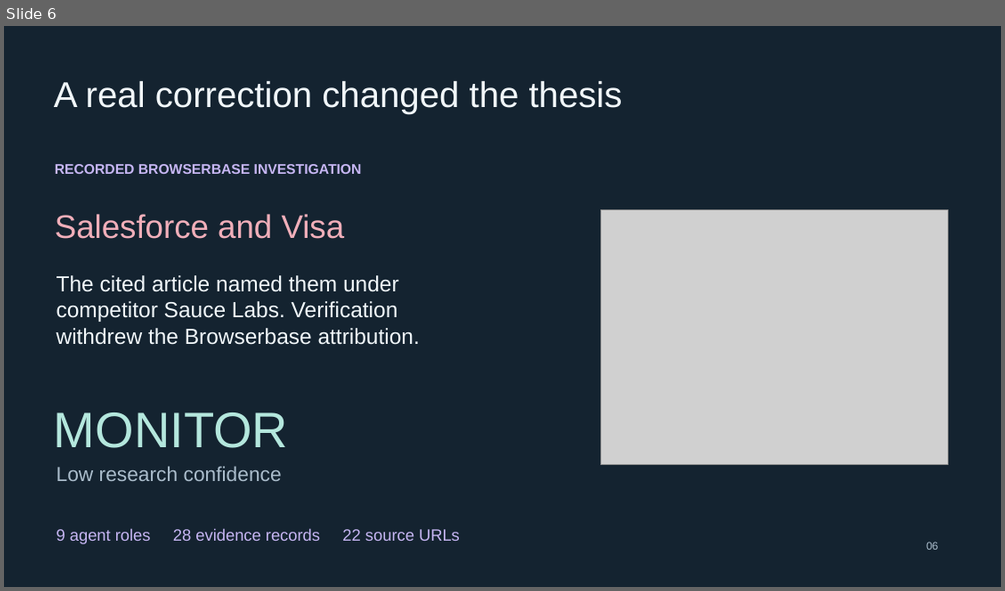
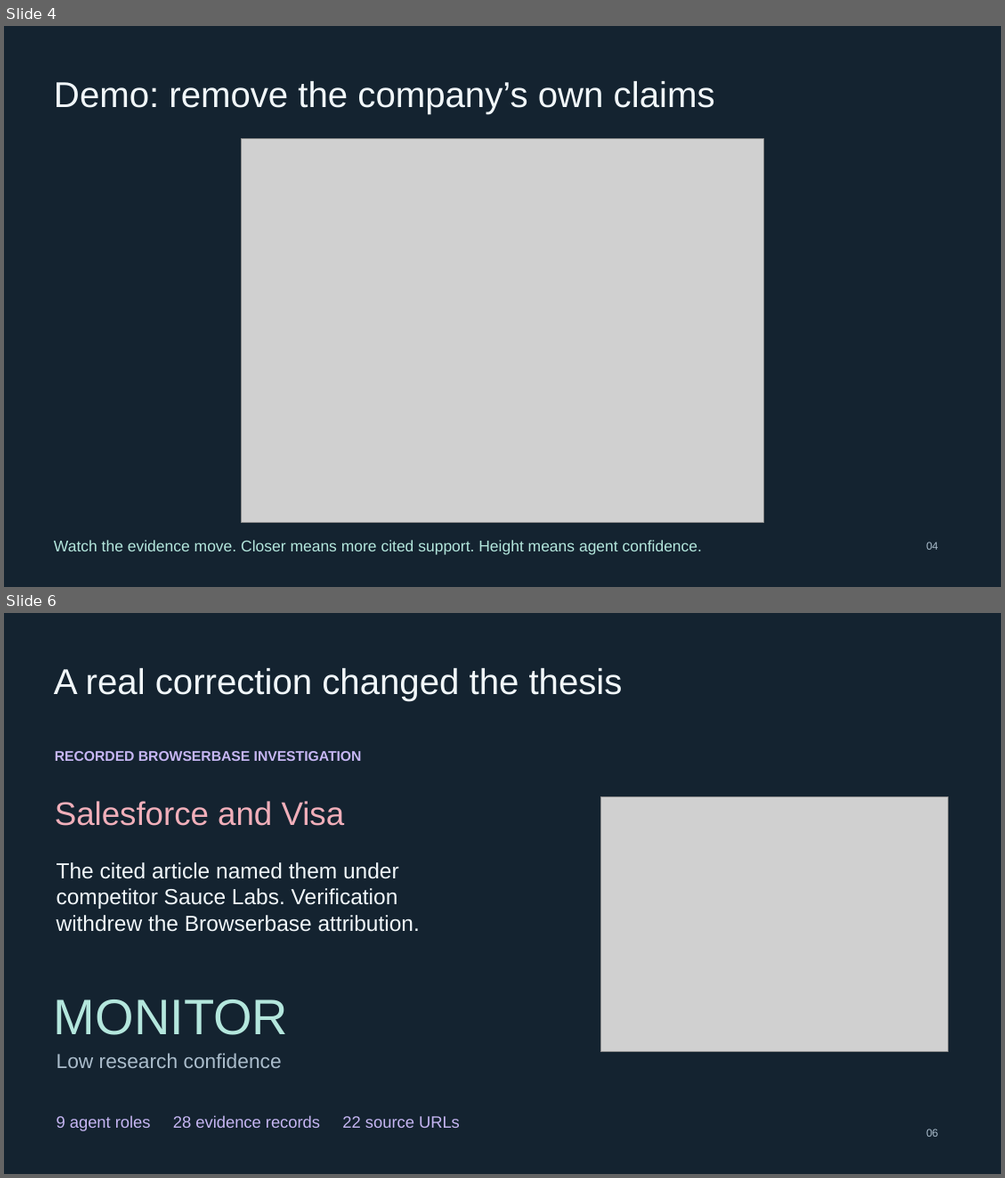
Before and after one commit to eliott-crypto/PARALLAX, a slide deck: docs/submission/pitch.pptx. Shown one above the other, each under a label of ours: slide 6 before the commit, slides 4 and 6 after it; the slides between them are not shown. The pictures are 1005x591 and 1005x1178 pixels, drawn with LibreOffice and Linux fonts; fonts in the diff are those of the drawing; grey boxes stand for pictures. Boxes give left, top, right and bottom in pixels: in the first picture for what was removed or moved away, otherwise in the second. Text is boxed around its words. In the diff, an @@ line names an element or a change of style, - is before the commit and + after.

Commit message:
Publish approved live research access and screenshot-led judge pitch

```diff
--- a/docs/submission/pitch.pptx
+++ b/docs/submission/pitch.pptx
@@ slide 4 added at [4, 26, 1001, 587], background #142330 @@
@@ text added at [54, 81, 715, 114], 34.5 pt, text #F1F7FA @@
+Demo: remove the company’s own claims
@@ picture added at [241, 139, 764, 522] @@
@@ text added at [54, 540, 702, 555], 15 pt, text #B4E7DD @@
+Watch the evidence move. Closer means more cited support. Height means agent confidence.
@@ text added at [926, 541, 938, 549], 10.5 pt, text #ABBDCC @@
+04
```
Also in this commit, not shown: 3 slides changed, 1 other slide added, 2 slides removed, 6 other files.
